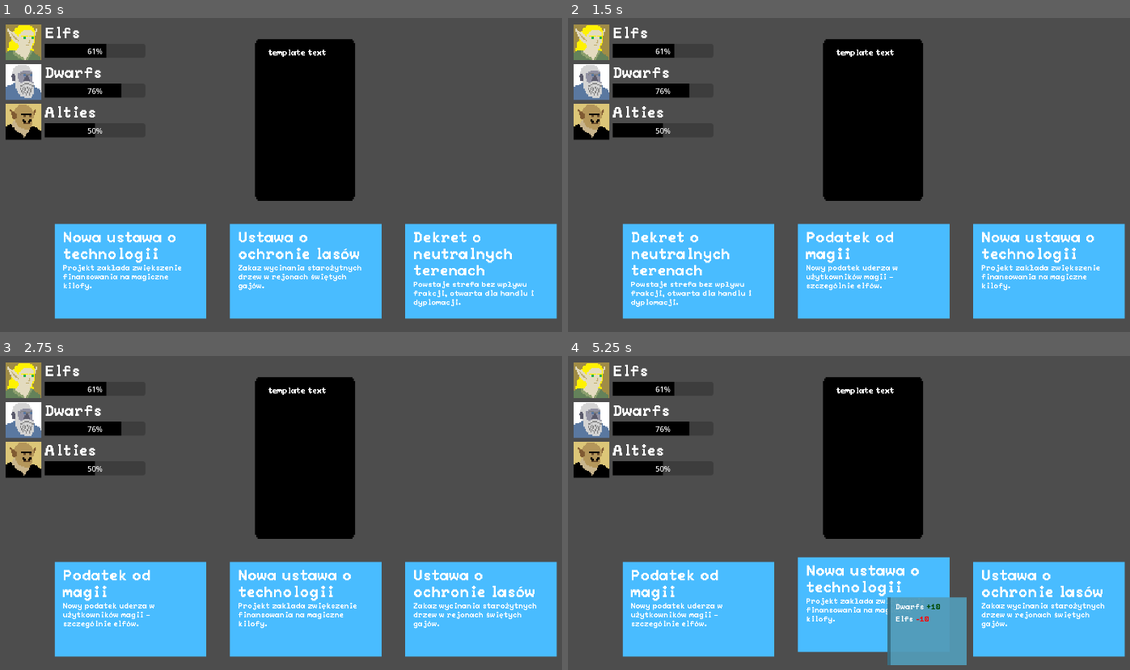
Above: before the commit, frames 1-4 (two rows, left to right).
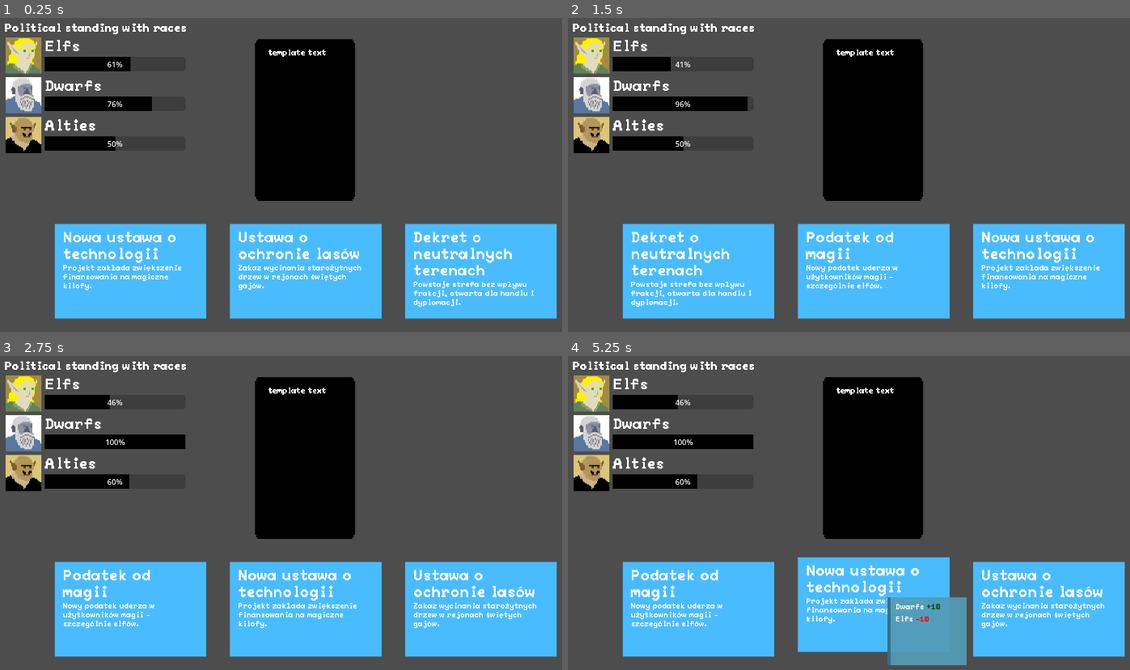
Above: after the commit, the same moments.

Repository: WhatYouFormaggiKindOfPizza/game
Game: Godot game, scene res://scenes/game.tscn
Same seed, same stepped clock (60 frames per second), same inputs: the game is played once before the commit and once after it.
Inputs (mouse positions are in pixels of both pictures, inside the frame that each line leads up to):
- Up to frame 1 (0.25 s): no input
- Up to frame 2 (1.5 s): click (697, 272) at 0.52 s; click (697, 272) at 1.27 s
- Up to frame 3 (2.75 s): click (129, 610) at 2.02 s
- Up to frame 4 (5.25 s): tap Enter at 2.75, 4.25 s; move the mouse to (1017, 481) at 2.77 s; tap Space at 3.5, 5 s; move the mouse to (747, 519) at 3.52 s; move the mouse to (938, 421) at 4.27 s; move the mouse to (843, 572) at 5.02 s

The runs differ from the first frame. In frame 1, 6.3% of the frame differs, in the area x 0-34%, y 1-44%; in frame 2, 6.3%; in frame 3, 6.5%; in frame 4, 6.5%.

Commit message:
Relationships "final"

Diff:
--- a/scenes/game.tscn
+++ b/scenes/game.tscn
@@ -52,7 +52,9 @@
 group_name = "Alties"
 icon = ExtResource("7_dinhu")
 
-[node name="PostsContainer" type="HBoxContainer" parent="."]
+[node name="GamplayScreen" type="Node2D" parent="."]
+
+[node name="PostsContainer" type="HBoxContainer" parent="GamplayScreen"]
 unique_name_in_owner = true
 anchors_preset = 10
 anchor_right = 1.0
@@ -63,21 +65,22 @@
 grow_horizontal = 2
 theme_override_constants/separation = 50
 
-[node name="ExamplePost2" parent="PostsContainer" instance=ExtResource("4_lbhrr")]
+[node name="ExamplePost2" parent="GamplayScreen/PostsContainer" instance=ExtResource("4_lbhrr")]
 layout_mode = 2
 
-[node name="ExamplePost3" parent="PostsContainer" instance=ExtResource("4_lbhrr")]
+[node name="ExamplePost3" parent="GamplayScreen/PostsContainer" instance=ExtResource("4_lbhrr")]
 layout_mode = 2
 
-[node name="ExamplePost1" parent="PostsContainer" instance=ExtResource("4_lbhrr")]
+[node name="ExamplePost1" parent="GamplayScreen/PostsContainer" instance=ExtResource("4_lbhrr")]
 layout_mode = 2
 
-[node name="UI" type="Node" parent="."]
+[node name="UI" type="Node2D" parent="GamplayScreen"]
 
-[node name="Phone" parent="UI" instance=ExtResource("6_p57ef")]
+[node name="Phone" parent="GamplayScreen/UI" instance=ExtResource("6_p57ef")]
 position = Vector2(678, 297)
 
-[node name="RelBarContainer" parent="." node_paths=PackedStringArray("entity_groups_node") instance=ExtResource("7_u5sy4")]
+[node name="RelBarContainer" parent="GamplayScreen" node_paths=PackedStringArray("entity_groups_node") instance=ExtResource("7_u5sy4")]
+unique_name_in_owner = true
 anchors_preset = 0
 anchor_right = 0.0
 anchor_bottom = 0.0
@@ -86,4 +89,5 @@
 offset_right = 42.0
 offset_bottom = 90.0
 size_flags_horizontal = 0
-entity_groups_node = NodePath("../EntityGroups")
+entity_groups_node = NodePath("../../EntityGroups")
+title = "Political standing with races"
--- a/scenes/rel_bar_container.tscn
+++ b/scenes/rel_bar_container.tscn
@@ -1,6 +1,7 @@
-[gd_scene load_steps=2 format=3 uid="uid://fhowmhn132o0"]
+[gd_scene load_steps=3 format=3 uid="uid://fhowmhn132o0"]
 
 [ext_resource type="Script" uid="uid://bqsejiv5aj6b5" path="res://scripts/rel_bar_container.gd" id="1_dpwbh"]
+[ext_resource type="PackedScene" uid="uid://bibasatxhl56l" path="res://scenes/pixel_label.tscn" id="2_83vkw"]
 
 [node name="RelBarContainer" type="Control"]
 layout_mode = 3
@@ -14,8 +15,14 @@
 custom_minimum_size = Vector2(300, 0)
 layout_mode = 1
 anchors_preset = -1
+anchor_top = 0.0116279
 anchor_right = 1.09932
-anchor_bottom = 4.83698
+anchor_bottom = 4.73233
 offset_right = -0.00457764
 offset_bottom = 0.0198059
 metadata/_edit_use_anchors_ = true
+
+[node name="Title" parent="VBoxContainer" instance=ExtResource("2_83vkw")]
+layout_mode = 2
+theme_override_font_sizes/font_size = 24
+font_scale = 3
--- a/scripts/game_manager.gd
+++ b/scripts/game_manager.gd
@@ -13,6 +13,7 @@
 @onready var entity_groups_parent: Node = %EntityGroups
 @onready var vote_simulator: VoteSimulator = $VoteSimulator
 @onready var posts_container: HBoxContainer = %PostsContainer
+@onready var relationship_bar_container: RelBarContainer = %RelBarContainer
 
 var entity_groups: Array[EntityGroup]
 var kings: Array[King]
@@ -27,210 +28,210 @@
 var day: int = 0
 
 func init_entity_groups() -> void:
-	for e in entity_groups:
-		e.init(kings)
+    for e in entity_groups:
+        e.init(kings)
 
 
 func _ready() -> void:
-	load_kings_and_entities()
-	init_entity_groups()
-	load_posts_from_json()
-	load_events_from_json()
-
-	if show_logs:
-		log_ready()
-	vote_simulator.init(entity_groups)
-	start_game()
+    load_kings_and_entities()
+    init_entity_groups()
+    load_posts_from_json()
+    load_events_from_json()
+
+    if show_logs:
+        log_ready()
+    vote_simulator.init(entity_groups)
+    start_game()
 
 
 func load_kings_and_entities() -> void:
-	for child in entity_groups_parent.get_children():
-		if child is EntityGroup:
-			entity_groups.append(child)
-		else:
-			push_error("Unknown child type: " + str(child))
-
-	for child in kings_parent.get_children():
-		if child is King:
-			kings.append(child)
-		else:
-			push_error("Unknown child type: " + str(child))
+    for child in entity_groups_parent.get_children():
+        if child is EntityGroup:
+            entity_groups.append(child)
+        else:
+            push_error("Unknown child type: " + str(child))
+
+    for child in kings_parent.get_children():
+        if child is King:
+            kings.append(child)
+        else:
+            push_error("Unknown child type: " + str(child))
 
 
 func load_posts_from_json() -> void:
-	var json_as_text = FileAccess.get_file_as_string(posts_json_path)
-	var json_as_dict = JSON.parse_string(json_as_text)
-
-	if !json_as_dict:
-		push_error("Error parsing JSON: ", posts_json_path)
-		return
-
-	for post_data in json_as_dict:
-		var post = post_scene.instantiate().with_data(post_data, self)
-		print(post)
-		posts.append(post)
+    var json_as_text = FileAccess.get_file_as_string(posts_json_path)
+    var json_as_dict = JSON.parse_string(json_as_text)
+
+    if !json_as_dict:
+        push_error("Error parsing JSON: ", posts_json_path)
+        return
+
+    for post_data in json_as_dict:
+        var post = post_scene.instantiate().with_data(post_data, self)
+        print(post)
+        posts.append(post)
 
 
 func load_events_from_json() -> void:
-	var json_as_text = FileAccess.get_file_as_string(events_json_path)
-	var json_as_dict = JSON.parse_string(json_as_text)
-
-	if !json_as_dict:
-		push_error("Error parsing JSON: ", events_json_path)
-		return
-
-
-	if show_logs:
-		print("Loaded events from JSON: " + str(json_as_dict))
-
-	for event_data in json_as_dict:
-		var event = Event.new(event_data)
-		events.append(event)
-
-		if show_logs:
-			print("Loaded Events: " + str(event))
-
-	assign_events_posts()
+    var json_as_text = FileAccess.get_file_as_string(events_json_path)
+    var json_as_dict = JSON.parse_string(json_as_text)
+
+    if !json_as_dict:
+        push_error("Error parsing JSON: ", events_json_path)
+        return
+
+
+    if show_logs:
+        print("Loaded events from JSON: " + str(json_as_dict))
+
+    for event_data in json_as_dict:
+        var event = Event.new(event_data)
+        events.append(event)
+
+        if show_logs:
+            print("Loaded Events: " + str(event))
+
+    assign_events_posts()
 
 func assign_events_posts() -> void:
-	for event in events:
-		for post in posts:
-			if (event.id == post.event_id):
-				event.add_post(post)
+    for event in events:
+        for post in posts:
+            if (event.id == post.event_id):
+                event.add_post(post)
 
 func get_player() -> King:
-	var player = null
-
-	for king in kings:
-		if (king.is_player):
-			player = king
-
-	assert(player, "Brak gracza!")
-
-	return player
+    var player = null
+
+    for king in kings:
+        if (king.is_player):
+            player = king
+
+    assert(player, "Brak gracza!")
+
+    return player
 
 func get_entity_group(entity_group_name: String) -> EntityGroup:
-	for entity_group in entity_groups:
-		if (entity_group.group_name == entity_group_name):
-			return entity_group
-		else:
-			push_error('Warning: no entity group for name: ' + entity_group_name)
-
-	return null
+    for entity_group in entity_groups:
+        if (entity_group.group_name == entity_group_name):
+            return entity_group
+        else:
+            push_error('Warning: no entity group for name: ' + entity_group_name)
+
+    return null
 
 
 # logs
 func log_ready() -> void:
-	print("GameManager is ready")
-
-	print("--- Entity Groups ---")
-	print("Loaded " + str(entity_groups.size()) + " entity groups from scene.")
-	for e in entity_groups:
-		print("EntityGroup: " + e.group_name + " with ID: " + str(e.id))
-
-	print("--- Kings ---")
-	print("Loaded " + str(kings.size()) + " kings from scene.")
-	for k in kings:
-		print("King: " + k.king_name + " with ID: " + str(k.id) + " and is_player: " + str(k.is_player))
-
-	print("--- Posts ---")
-	print("Loaded " + str(posts.size()) + " posts from JSON.")
-	for p in posts:
-		print("Post: " + p.title + " with ID: " + str(p.id))
+    print("GameManager is ready")
+
+    print("--- Entity Groups ---")
+    print("Loaded " + str(entity_groups.size()) + " entity groups from scene.")
+    for e in entity_groups:
+        print("EntityGroup: " + e.group_name + " with ID: " + str(e.id))
+
+    print("--- Kings ---")
+    print("Loaded " + str(kings.size()) + " kings from scene.")
+    for k in kings:
+        print("King: " + k.king_name + " with ID: " + str(k.id) + " and is_player: " + str(k.is_player))
+
+    print("--- Posts ---")
+    print("Loaded " + str(posts.size()) + " posts from JSON.")
+    for p in posts:
+        print("Post: " + p.title + " with ID: " + str(p.id))
 
 
 func start_game() -> void:
-	if show_logs:
-		print("Game started")
-	next_turn()
+    if show_logs:
+        print("Game started")
+    next_turn()
 
 
 func next_turn() -> void:
-	day += 1
-
-	if show_logs:
-		print("Next turn started. Day: " + str(day))
-
-	#get random event
-	current_event = events[randi_range(0, events.size() - 1)]
-
-	#check if event has 3 required posts
-	assert(current_event.posts.size() == 3, "Event with id: " + str(current_event.id) + ", needs 3 posts assigned, found: " + str(current_event.posts.size()))
-
-	# Mocked posts for now | update noone is mocking my posts anymore
-	current_posts = current_event.posts
-
-	for c in posts_container.get_children():
-		posts_container.remove_child(c)
-
-	for post in current_posts:
-		posts_container.add_child(post)
-		post.setup_scene()
-
-	# TODO: send player messages from lobbyists
+    day += 1
+
+    if show_logs:
+        print("Next turn started. Day: " + str(day))
+
+    #get random event
+    current_event = events[randi_range(0, events.size() - 1)]
+
+    #check if event has 3 required posts
+    assert(current_event.posts.size() == 3, "Event with id: " + str(current_event.id) + ", needs 3 posts assigned, found: " + str(current_event.posts.size()))
+
+    # Mocked posts for now | update noone is mocking my posts anymore
+    current_posts = current_event.posts
+
+    for c in posts_container.get_children():
+        posts_container.remove_child(c)
+
+    for post in current_posts:
+        posts_container.add_child(post)
+        post.setup_scene()
+
+    # TODO: send player messages from lobbyists
 
 
 func end_turn() -> void:
-	if show_logs:
-		print("Ending turn...")
-
-	#handles opponents actions
-	handle_opponents_actions();
-
-	if day >= max_turns:
-		end_game()
-
-	elif day % 7 == 0:
-		end_round()
-	else:
-		next_turn()
+    if show_logs:
+        print("Ending turn...")
+
+    #handles opponents actions
+    handle_opponents_actions();
+    relationship_bar_container.refresh_relationship_bars()
+    if day >= max_turns:
+        end_game()
+
+    elif day % 7 == 0:
+        end_round()
+    else:
+        next_turn()
 
 func end_round() -> void:
-	if show_logs:
-		print("Round ended. Week: " + str(int(day / 7.0)))
-
-
-	# Get some random event resolutions
-	var number_of_resolutions = RandomNumberGenerator.new().randi_range(1, max_resolutions_per_week)
-	var event_resolutions = []
-	for i in range(number_of_resolutions):
-		var idx = RandomNumberGenerator.new().randi() % week_data.event_resolutions.size()
-		var er = week_data.event_resolutions.pop_at(idx)
-		event_resolutions.append(er)
-
-
-	# TODO: Apply effects of the event resolution
-	for er in event_resolutions:
-		if show_logs:
-			print("Event Resolution: " + str(er))
-		#HERE
-
-
-	# TODO: show event resolutions
-	# TODO: show week summary (relationships changes of all pretenders)
-
-
-	#TODO: on "next" button click, reset posts and start next turn
-	week_data.clear()
-	next_turn()
+    if show_logs:
+        print("Round ended. Week: " + str(int(day / 7.0)))
+
+
+    # Get some random event resolutions
+    var number_of_resolutions = RandomNumberGenerator.new().randi_range(1, max_resolutions_per_week)
+    var event_resolutions = []
+    for i in range(number_of_resolutions):
+        var idx = RandomNumberGenerator.new().randi() % week_data.event_resolutions.size()
+        var er = week_data.event_resolutions.pop_at(idx)
+        event_resolutions.append(er)
+
+
+    # TODO: Apply effects of the event resolution
+    for er in event_resolutions:
+        if show_logs:
+            print("Event Resolution: " + str(er))
+        #HERE
+
+
+    # TODO: show event resolutions
+    # TODO: show week summary (relationships changes of all pretenders)
+
+
+    #TODO: on "next" button click, reset posts and start next turn
+    week_data.clear()
+    next_turn()
 
 
 func end_game() -> void:
-	if show_logs:
-		print("Game ended after " + str(day) + " days.")
-
-	# TODO: Show final scores and rankings
+    if show_logs:
+        print("Game ended after " + str(day) + " days.")
+
+    # TODO: Show final scores and rankings
 
 
 func run_support_simulation() -> void:
-	for king in kings:
-		var support = vote_simulator.compute_support(king)
-		king.current_support = support
-		if show_logs:
-			print("King: " + king.king_name + " has support: " + str(support))
+    for king in kings:
+        var support = vote_simulator.compute_support(king)
+        king.current_support = support
+        if show_logs:
+            print("King: " + king.king_name + " has support: " + str(support))
 
 func handle_opponents_actions() -> void:
-	for king in kings:
-		if !king.is_player:
-			var opponent_post = current_event.posts[randi_range(0, current_event.posts.size() - 1)]
-			opponent_post.populate_effects(king)
+    for king in kings:
+        if !king.is_player:
+            var opponent_post = current_event.posts[randi_range(0, current_event.posts.size() - 1)]
+            opponent_post.populate_effects(king)
--- a/scripts/rel_bar_container.gd
+++ b/scripts/rel_bar_container.gd
@@ -1,12 +1,15 @@
 class_name RelBarContainer extends Control
 
 @export var entity_groups_node: Node #tutaj trzeba podać tego noda który trzyma wszystkie entityGroups
+@export var title : String
 
 @onready var box_container = $VBoxContainer
+@onready var title_node = $VBoxContainer/Title
 const relationship_bar = preload("res://scenes/relationship_bar.tscn")
 var entity_groups: Array[Node]
 
 func _ready() -> void:
+    title_node.text = title
     entity_groups = entity_groups_node.get_children()
     for entity_group in entity_groups:
         if(entity_group is EntityGroup):
--- a/scripts/relationship_bar.gd
+++ b/scripts/relationship_bar.gd
@@ -12,5 +12,5 @@
     #var style_box :StyleBox = progress_bar.get_theme_stylebox("fill");
     #style_box.bg_color
     #progress_bar.add_theme_stylebox_override("fill",style_box.bg_color)
-    progress_bar.get_theme_stylebox("fill").bg_color = entity_group.color
+    progress_bar.get_theme_stylebox("fill").set_bg_color(entity_group.color)
     race_name.text = entity_group.group_name
